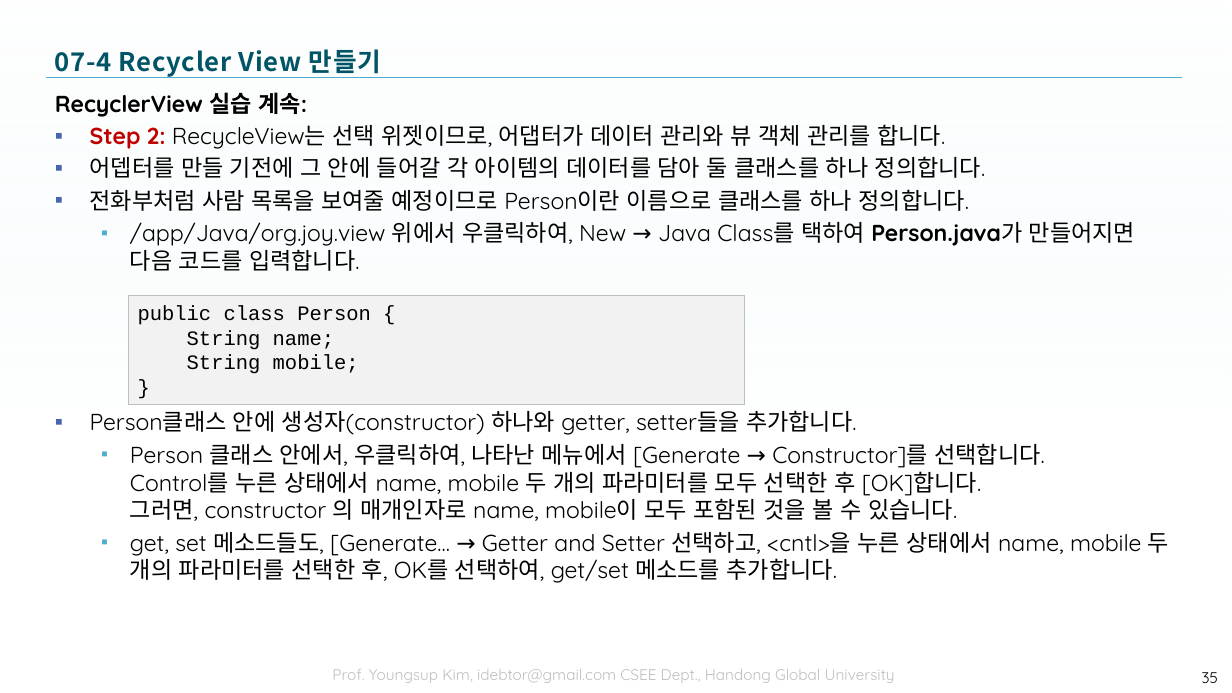
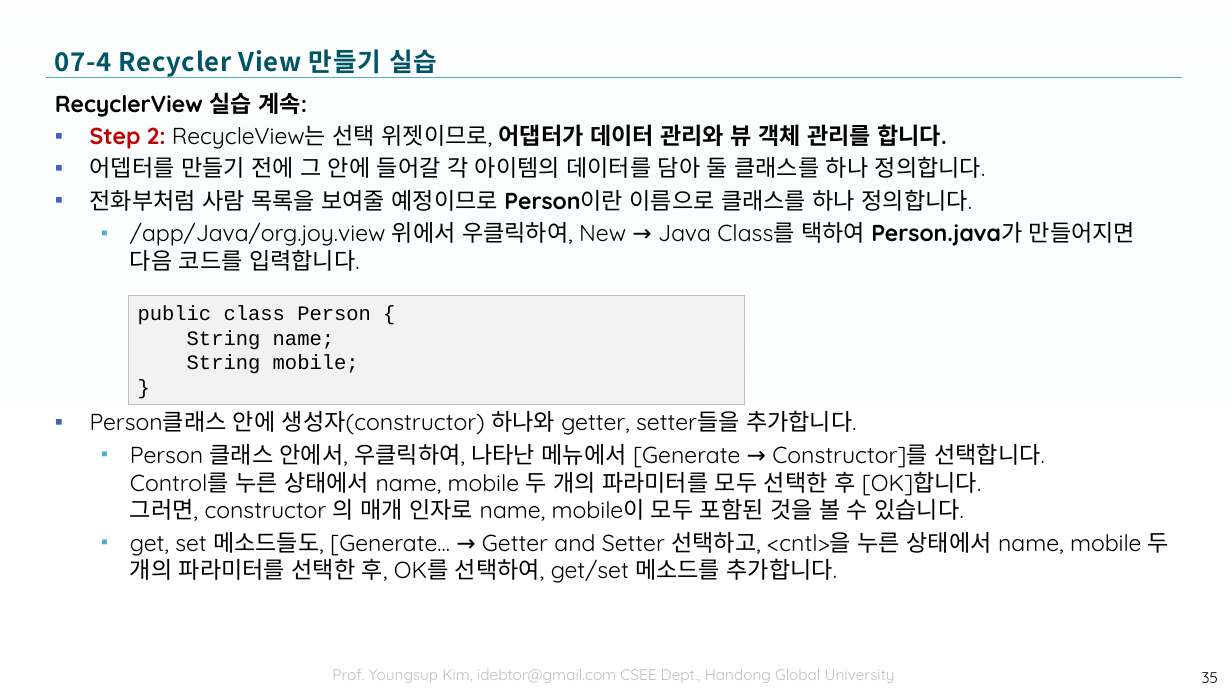
Before and after one commit to tae7841/HuStarAS, a slide deck: slide 35 of ppts/07Widget.pptx. Drawn at 1232x693 pixels with LibreOffice and Linux fonts; fonts in the diff are those of the drawing; background and template pictures are left out. Boxes give left, top, right and bottom in pixels: in the first picture for what was removed or moved away, otherwise in the second. Text is boxed around its words. In the diff, an @@ line names an element or a change of style, - is before the commit and + after.

```diff
--- a/ppts/07Widget.pptx
+++ b/ppts/07Widget.pptx
@@ title at [55,49,438,78]: text changed @@
-07-4 Recycler View 만들기
+07-4 Recycler View 만들기 실습
@@ text at [90,124,972,211]: bold on in "어댑터가 데이터 관리와 뷰 객체 관리를 합니다.", "Person이란" @@
@@ text at [90,156,986,178]: spaces changed @@
-▪ 어뎁터를 만들 기전에 그 안에 들어갈 각 아이템의 데이터를 담아 둘 클래스를 하나 정의합니다.
+▪ 어뎁터를 만들기 전에 그 안에 들어갈 각 아이템의 데이터를 담아 둘 클래스를 하나 정의합니다.
@@ text at [130,443,1044,521]: spaces changed @@
-  ▪ Person 클래스 안에서, 우클릭하여, 나타난 메뉴에서 [Generate → Constructor]를 선택합니다.
-    Control를 누른 상태에서 name, mobile 두 개의 파라미터를 모두 선택한 후 [OK]합니다.
-    그러면, constructor 의 매개인자로 name, mobile이 모두 포함된 것을 볼 수 있습니다.
+  ▪ Person 클래스 안에서, 우클릭하여, 나타난 메뉴에서 [Generate → Constructor]를 선택합니다.
+    Control를 누른 상태에서 name, mobile 두 개의 파라미터를 모두 선택한 후 [OK]합니다.
+    그러면, constructor 의 매개 인자로 name, mobile이 모두 포함된 것을 볼 수 있습니다.
```
Also in this commit, not shown: 13 other slides changed, 1 slide added, 1 other file.
